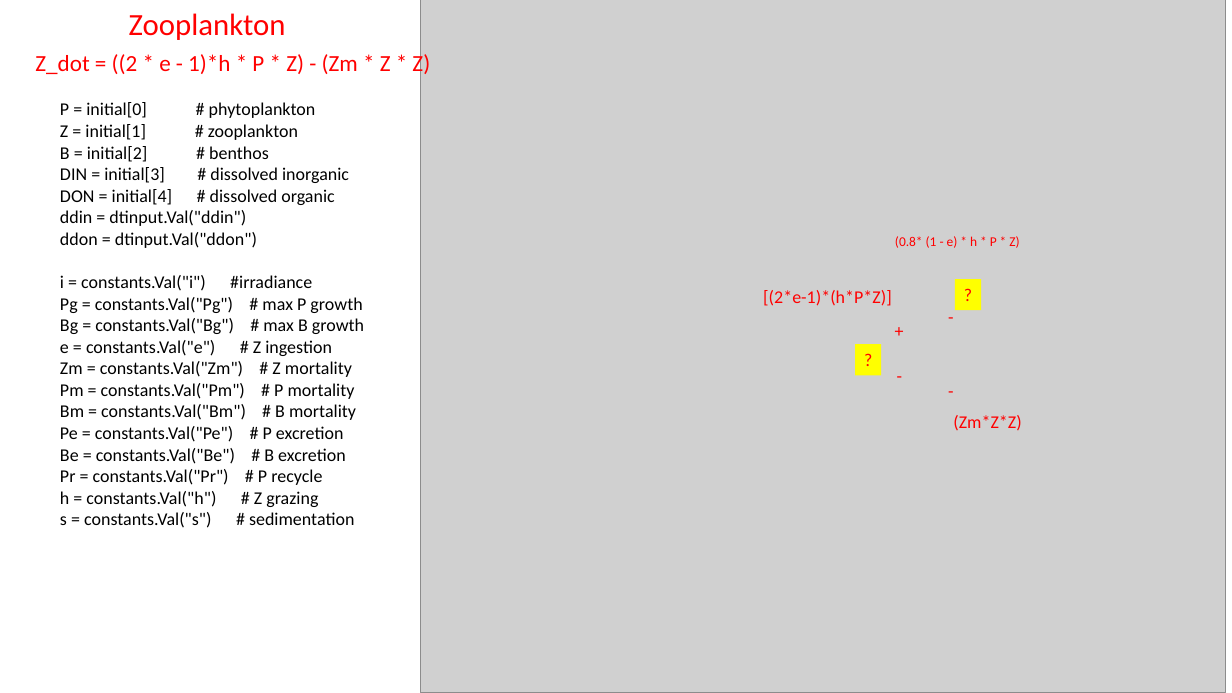
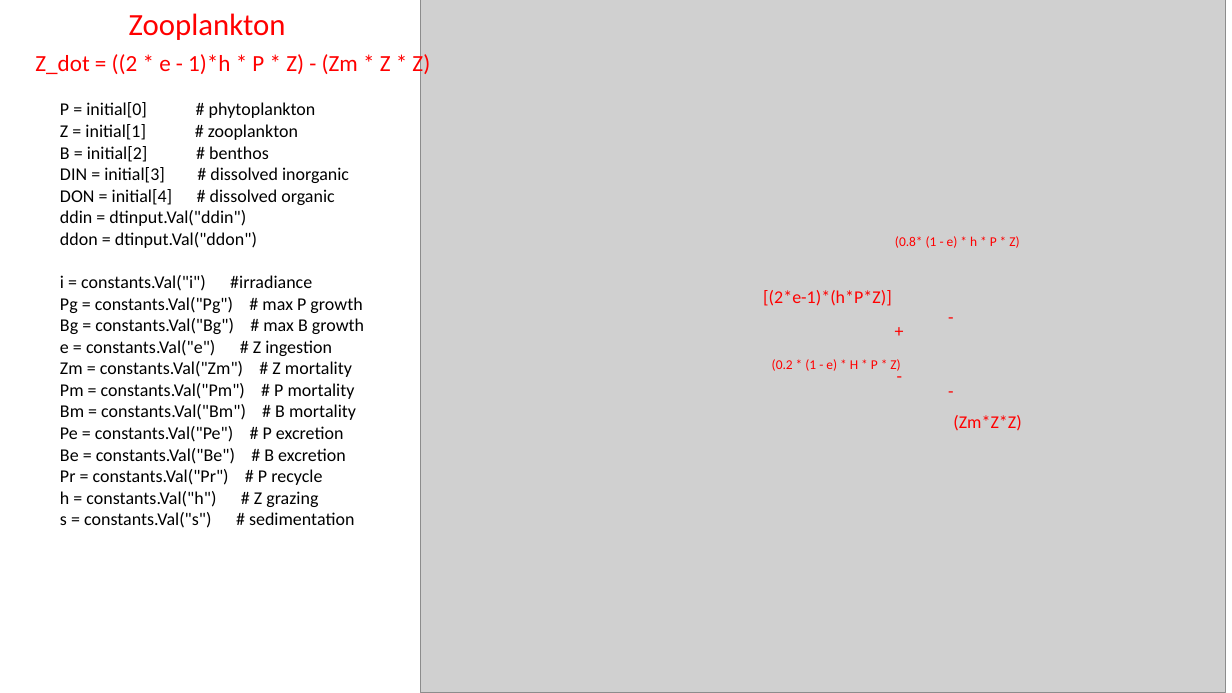
Before and after one commit to mlrohal/npcdon, a slide deck: slide 2 of Equation.pptx. Drawn at 1232x693 pixels with LibreOffice and Linux fonts; fonts in the diff are those of the drawing; grey boxes stand for pictures. Boxes give left, top, right and bottom in pixels: in the first picture for what was removed or moved away, otherwise in the second. Text is boxed around its words. In the diff, an @@ line names an element or a change of style, - is before the commit and + after.

```diff
--- a/Equation.pptx
+++ b/Equation.pptx
@@ rectangle removed at box(955, 279, 981, 311) @@
-?
@@ text added at box(772, 359, 900, 371), 10.5 pt, text #FF0000 @@
+(0.2 * (1 - e) * H * P * Z)
@@ rectangle removed at box(855, 345, 881, 376) @@
-?
```
Also in this commit, not shown: 3 other files.
